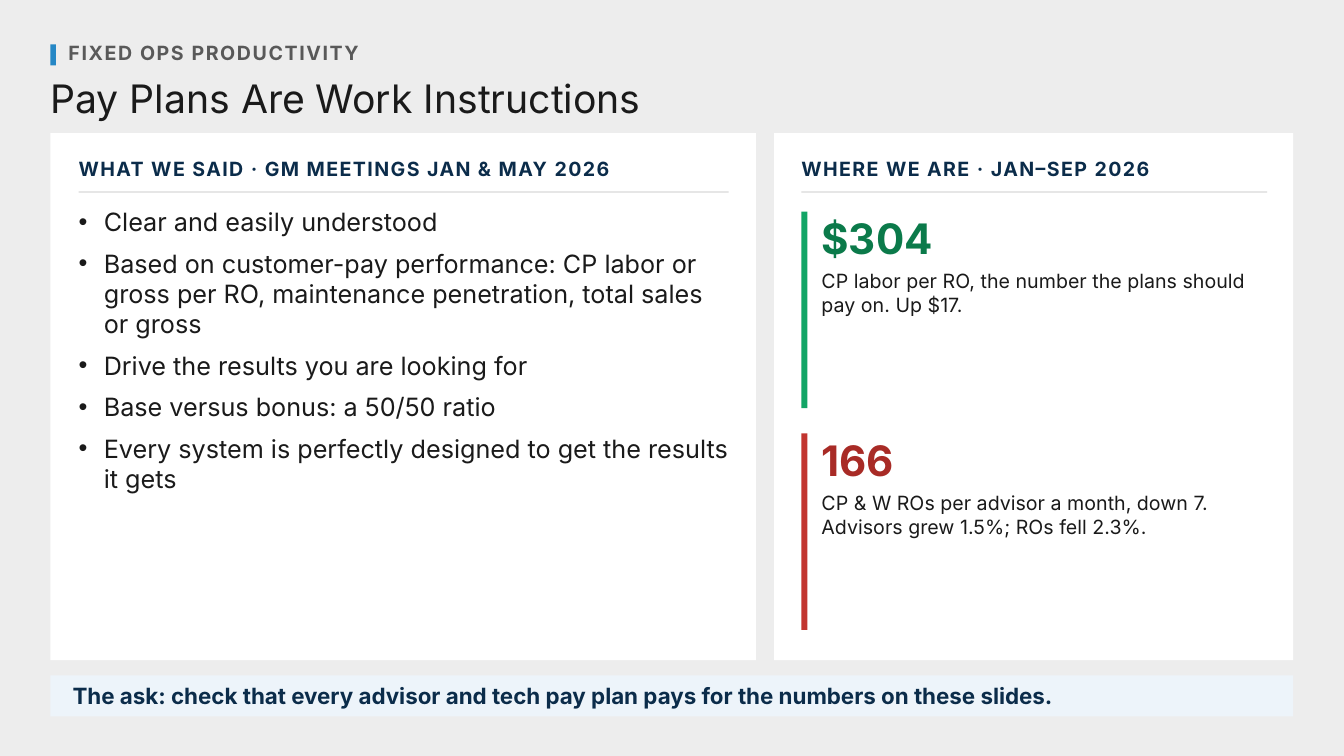
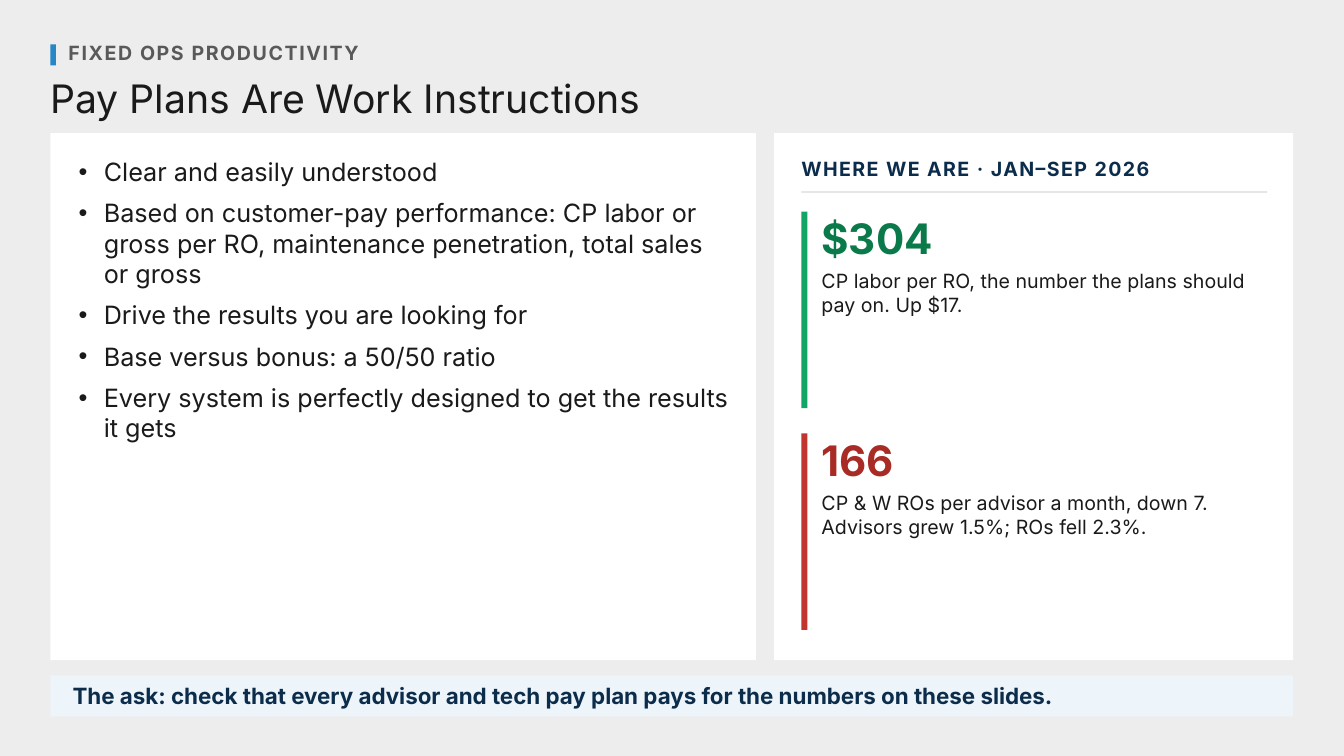
Before and after one commit to Ndresner/Noah, a slide deck: slide 117 of day2-deck/decks/Fixed Ops - Day 2 Example Test Deck.pptx (slide 120 before the commit). Drawn at 1344x756 pixels with LibreOffice and Linux fonts; fonts in the diff are those of the drawing. Boxes give left, top, right and bottom in pixels: in the first picture for what was removed or moved away, otherwise in the second. Text is boxed around its words. In the diff, an @@ line names an element or a change of style, - is before the commit and + after.

```diff
--- a/day2-deck/decks/Fixed Ops - Day 2 Example Test Deck.pptx
+++ b/day2-deck/decks/Fixed Ops - Day 2 Example Test Deck.pptx
@@ text "Clear and easily understood": place and size @@
-text "Clear and easily understood" at [104,212,728,493]
+text "Clear and easily understood" at [104,162,728,442]
@@ text removed at [79,161,610,177] @@
-WHAT WE SAID · GM MEETINGS JAN & MAY 2026
@@ rectangle removed at [79,192,729,193] @@
```
Also in this commit, not shown: 32 other slides changed, 3 slides removed, 12 other files.
